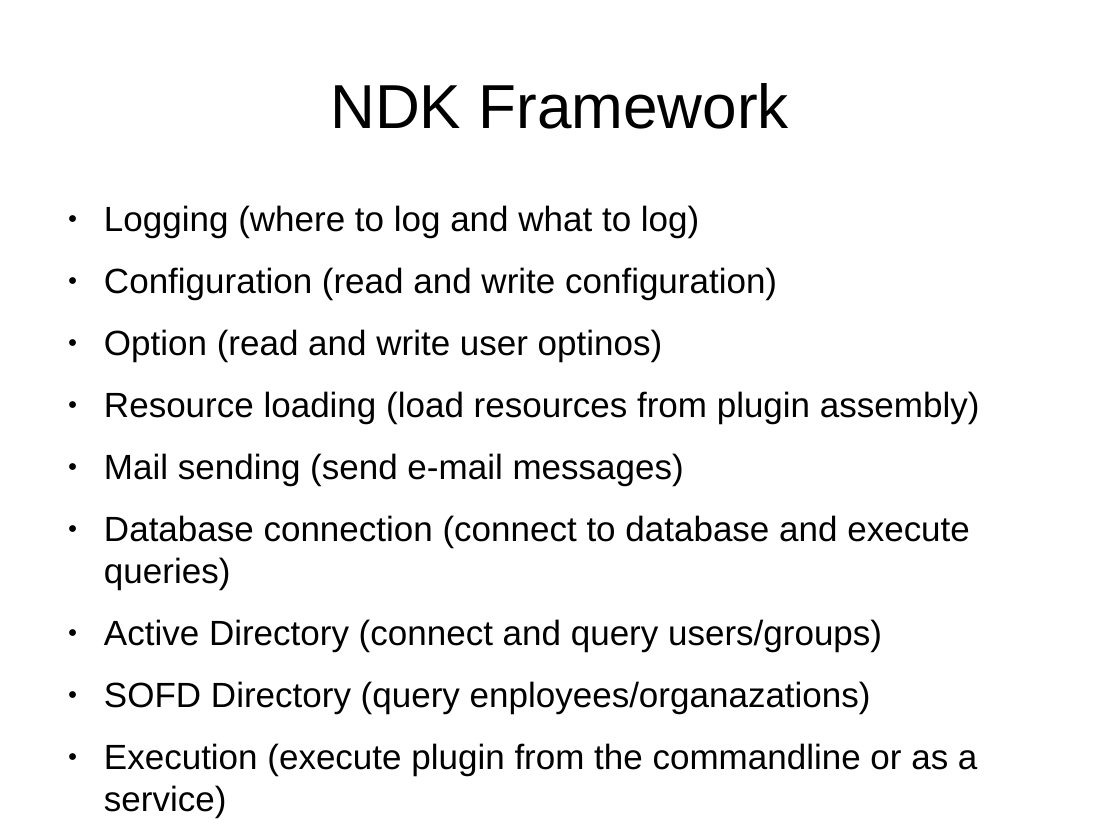
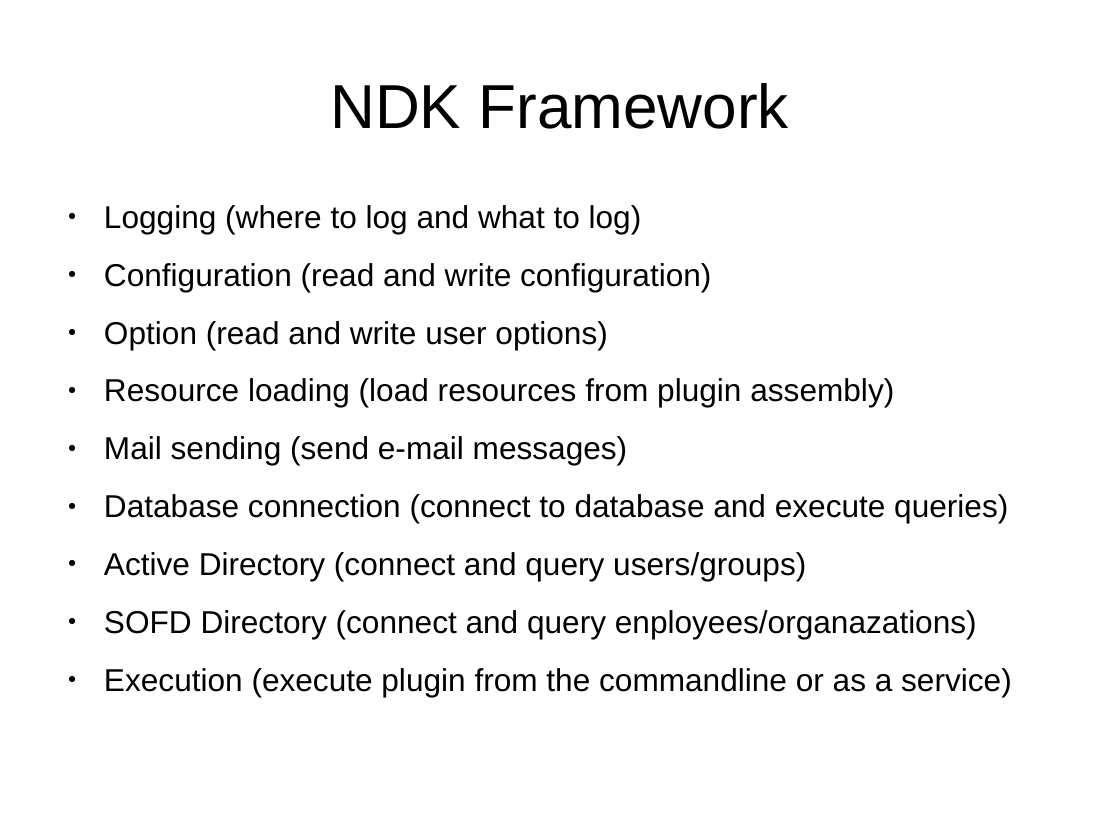
Before and after one commit to norddjurs/NDK-Framework, a slide deck: slide 3 of NDK Framework.odp. Drawn at 1120x840 pixels with LibreOffice and Linux fonts; fonts in the diff are those of the drawing. Boxes give left, top, right and bottom in pixels: in the first picture for what was removed or moved away, otherwise in the second. Text is boxed around its words. In the diff, an @@ line names an element or a change of style, - is before the commit and + after.

```diff
--- a/NDK Framework.odp
+++ b/NDK Framework.odp
@@ text at bbox=[104, 205, 1012, 697]: size 24.8 to 22.4 pt in "Logging (where to log and what to ...", "Configuration (read and write configuration)", "Resource loading (load resources from plugin assembly)", "Mail sending (send e-mail messages)" and 3 more places @@
@@ text at bbox=[104, 321, 607, 349]: text changed; size 24.8 to 22.4 pt @@
-● Option (read and write user optinos)
+● Option (read and write user options)
@@ text at bbox=[104, 610, 977, 639]: text changed; size 24.8 to 22.4 pt @@
-● SOFD Directory (query enployees/organazations)
+● SOFD Directory (connect and query enployees/organazations)
```
Also in this commit, not shown: 1 other slide changed, 3 other files.
